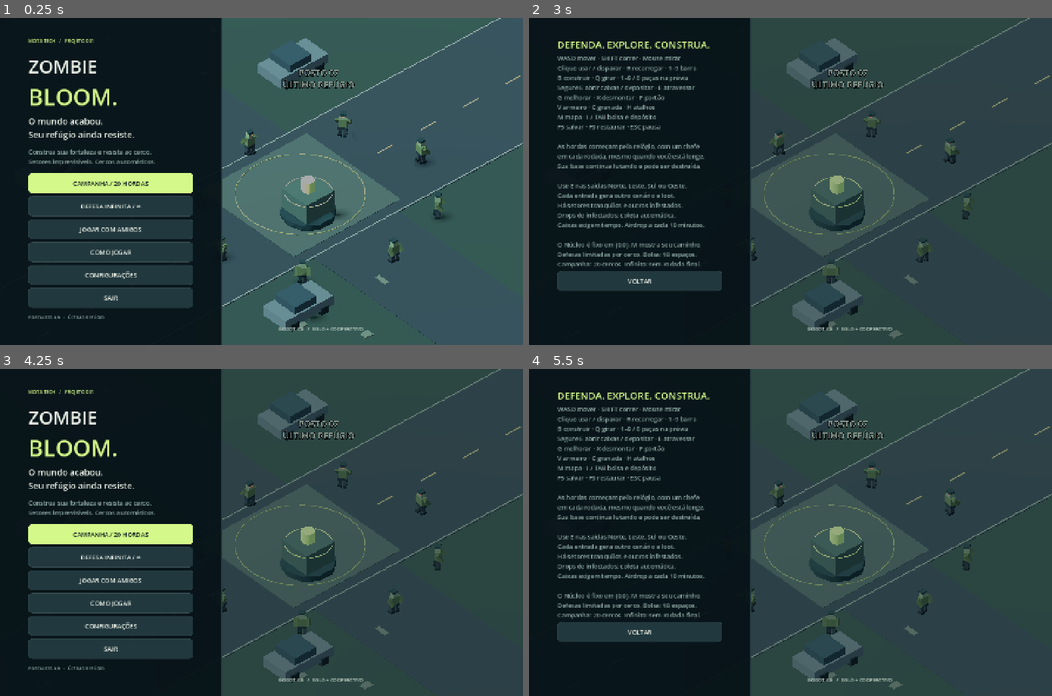
Above: before the commit, frames 1-4 (two rows, left to right).
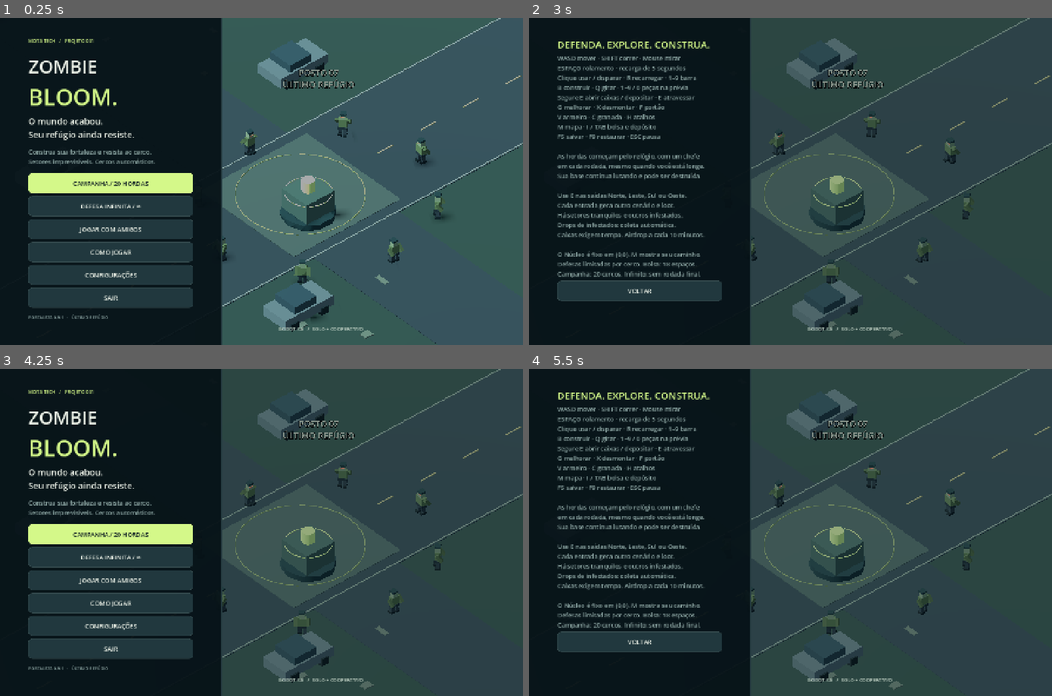
Above: after the commit, the same moments.

Repository: Motatech2009/Zombie-bloom
Game: Godot game, scene res://scenes/main/MainMenu.tscn
The game is run twice, just before and just after one commit, with the same random seed, the same clock (stepped at 60 frames per second) and the same inputs.
Inputs (mouse positions are in pixels of both pictures, inside the frame that each line leads up to):
- Up to frame 1 (0.25 s): no input
- Up to frame 2 (3 s): click "CONFIGURAÇÕES" at 0.5 s; click "Sombras dinâmicas" at 1.25 s; click "VOLTAR" at 2 s; click "COMO JOGAR" at 2.75 s
- Up to frame 3 (4.25 s): click "VOLTAR" at 3.5 s
- Up to frame 4 (5.5 s): click "COMO JOGAR" at 4.25 s; move the mouse to (905, 516) at 5.02 s; hold D (move_right) from 5.03 s (still down); hold B (build) from 5.03 s (still down); click (905, 516) at 5.17 s; tap Tab (equipment) at 5.3 s

The runs differ from the first frame. In frame 1, less than 0.1% of the frame differs, in the area x 11-21%, y 90-92%; in frame 2, 6.2%, in the area x 5-37%, y 14-87%; in frame 3, less than 0.1%; in frame 4, 6.2%.

Commit message:
feat: add Space dodge roll with authoritative 5s recharge

Diff:
--- a/scripts/core/controls.gd
+++ b/scripts/core/controls.gd
@@ -2,6 +2,11 @@
 extends RefCounted
 
 static func setup() -> void:
+	if not InputMap.has_action("roll"):
+		InputMap.add_action("roll")
+		var roll_key := InputEventKey.new()
+		roll_key.physical_keycode = KEY_SPACE
+		InputMap.action_add_event("roll",roll_key)
 	var bindings := {"move_up": KEY_W, "move_down": KEY_S, "move_left": KEY_A, "move_right": KEY_D, "reload": KEY_R, "inte …(524 unchanged characters)…
 	for action in bindings:
 		if not InputMap.has_action(action):
--- a/scripts/survival/survival_hud.gd
+++ b/scripts/survival/survival_hud.gd
@@ -17,6 +17,8 @@
 var airdrop_map_info: Label
 var map_focus: Variant = null
 var drop_map_stamp: String = ""
+var roll_text: Label
+var roll_bar: ProgressBar
 
 func make_panel(left: float,top: float,right: float,bottom: float,preset: int) -> PanelContainer:
 	var panel := UI.panel(root)
@@ -99,7 +101,7 @@
 		belt.add_child(button)
 		hotbar.append(button)
 	hints = make_panel(-300,-119,-18,-16,Control.PRESET_BOTTOM_RIGHT)
-	var hint_box := UI.vbox(hints,6)
+	var hint_box := UI.vbox(hints,3)
 	var actions := UI.hbox(hint_box,5)
 	for entry in [["map","M",show_routes],["bag","I",show_inventory],["build","B",show_build_catalog]]:
 		var button := UI.button(actions,entry[1],entry[2])
@@ -109,6 +111,13 @@
 		button.custom_minimum_size = Vector2(76,38)
 		var style := compact_style(); style.content_margin_top = 3; style.content_margin_bottom = 3
 		button.add_theme_stylebox_override("normal",style)
+	var roll_row := UI.hbox(hint_box,8)
+	roll_text = UI.label(roll_row,"",11,UI.LIME)
+	roll_bar = UI.meter(roll_row,UI.LIME)
+	roll_bar.size_flags_horizontal = Control.SIZE_EXPAND_FILL
+	roll_bar.size_flags_vertical = Control.SIZE_SHRINK_CENTER
+	roll_bar.max_value = 5
+	roll_bar.custom_minimum_size.y = 3
 	location_text = UI.label(hint_box,"",11,UI.MUTED)
 	location_text.autowrap_mode = TextServer.AUTOWRAP_WORD_SMART
 	next_button = Button.new(); root.add_child(next_button); next_button.hide()
@@ -148,6 +157,9 @@
 	wood_count.text = str(world.stock.wood)
 	parts_count.text = str(world.stock.parts)
 	status_text.text = "CONGELADO · %.1f s" % actor.slow_left if actor.slow_left>0 else "CAÍDO · Aguarde um aliado" if actor.health.dead else ""
+	roll_text.text = "ESPAÇO · ROLANDO" if actor.roll_left>0 else "ESPAÇO · %.1f s" % actor.roll_cooldown if actor.roll_cooldown>0 else "ESPAÇO · ROLAMENTO PRONTO"
+	roll_text.modulate = UI.MUTED if actor.health.dead else UI.TEXT if actor.roll_cooldown>0 else UI.LIME
+	roll_bar.value = 5-actor.roll_cooldown
 	var hand: String = actor.bag.hand()
 	weapon_text.text = ItemBag.TITLES.get(hand,"MÃOS LIVRES").to_upper()
 	held_icon.texture = ItemIcons.get_icon(hand)
--- a/scripts/survival/survival_weapons.gd
+++ b/scripts/survival/survival_weapons.gd
@@ -40,7 +40,7 @@
 		if transfer>0 and actor.bag.remove(id,transfer): ammo[slot] += transfer
 
 func reload() -> bool:
-	if hand_weapon<0 or reload_left>0 or ammo[slot]>=capacity() or actor.bag.count(ItemBag.AMMO_IDS[slot])<=0: return false
+	if actor.roll_left>0 or hand_weapon<0 or reload_left>0 or ammo[slot]>=capacity() or actor.bag.count(ItemBag.AMMO_IDS[slot])<=0: return false
 	reload_total = maxf(.3,float(spec().values.reload)*reload_multiplier)
 	reload_left = reload_total
 	return true
@@ -53,7 +53,7 @@
 	return 1 if chosen==4 else maxi(1,ceili(float(Arsenal.WEAPONS[chosen].values.capacity)*capacity_multiplier))
 
 func shoot(direction: Vector3) -> bool:
-	if world.is_client or hand_weapon<0 or actor.gather_target!=null or actor.health.dead: return false
+	if world.is_client or actor.roll_left>0 or hand_weapon<0 or actor.gather_target!=null or actor.health.dead: return false
 	world.shot_owner = actor.peer_id
 	var result := false
 	if slot in [6,8]: result = special_shot(direction)
--- a/scripts/survival/survival_world.gd
+++ b/scripts/survival/survival_world.gd
@@ -76,7 +76,10 @@
 		camera.look_at(target)
 		for actor in avatars.values():
 			actor.position = actor.position.lerp(actor.target_position,minf(1,delta*14))
-			if not actor.health.dead: VisualFactory.animate_human(actor.rig,Time.get_ticks_msec()/1000.0,actor.position.distance_to(actor.target_position),0,true)
+			actor.roll_cooldown = maxf(0,actor.roll_cooldown-delta)
+			actor.roll_left = maxf(0,actor.roll_left-delta)
+			actor.clock += delta
+			if not actor.health.dead: actor.animate_pose(actor.position.distance_to(actor.target_position))
 		for enemy in client_enemies.values(): enemy.position = enemy.position.lerp(enemy.get_meta("target",enemy.position),minf(1,delta*14))
 		notice_left = maxf(0,notice_left-delta)
 		return
@@ -91,6 +94,12 @@
 	rockets = player.bag.count("rocket")
 
 func _unhandled_input(event: InputEvent) -> void:
+	# Consume Space here so it never reaches the legacy manual-wave action.
+	if event.is_action_pressed("roll"):
+		if not event.is_echo() and hud.mode.is_empty() and not builder.active:
+			var frame := local_input(player)
+			send_action("roll",{"direction":player.movement_direction(frame.move) if frame.move.length_squared()>.01 else frame.aim})
+		return
 	if event.is_action_pressed("inventory"):
 		if hud.mode=="inventory": hud.close_modal()
 		elif hud.mode.is_empty(): hud.show_inventory()
@@ -134,6 +143,8 @@
 	player = actor
 	var result := false
 	match action:
+		"roll":
+			if data.get("direction") is Vector3 and not (peer==1 and builder.active): result = actor.start_roll(data.direction)
 		"grenade": result = throw_for(actor)
 		"travel":
 			if data.get("direction") is int: result = step_sector(data.direction)
@@ -191,6 +202,7 @@
 	var i := 0
 	for actor in avatars.values():
 		actor.cancel_gather()
+		actor.stop_roll()
 		if actor!=player: actor.position = entry+Vector3(i%2*1.2,0,i/2*1.2)
 		i += 1
 	if area_index!=-1: scale_field_population()
@@ -327,6 +339,7 @@
 	return result
 
 func tick_gather(actor: Node3D,delta: float) -> void:
+	if actor.roll_left>0: actor.cancel_gather(); return
 	if is_client: return
 	if actor.gather_target==null:
 		for other in avatars.values():
@@ -483,7 +496,7 @@
 func throw_grenade() -> bool: return throw_for(player)
 
 func throw_for(actor: Node3D) -> bool:
-	if is_client or phase not in ["combat","expedition"] or actor.bag.count("grenade")==0 or actor.weapons.cooldown>0: return false
+	if is_client or actor.roll_left>0 or phase not in ["combat","expedition"] or actor.bag.count("grenade")==0 or actor.weapons.cooldown>0: return false
 	var aim: Vector3 = actor.aim
 	var shot: Node3D = projectile("grenade",actor.position+Vector3(0,1.2,0),actor.position+aim*14+Vector3(0,.15,0),105,4.5,.85)
 	if shot==null: return false
@@ -527,7 +540,7 @@
 	return result
 
 func actor_profile(actor: Node3D) -> Dictionary:
-	return {"bag":actor.bag.dump(),"ammo":actor.weapons.ammo.du …(247 unchanged characters)… alth.dead,"speed":actor.speed_multiplier}
+	return {"bag":actor.bag.dump(),"ammo":actor.weapons.ammo.du …(247 unchanged characters)… alth.dead,"speed":actor.speed_multiplier,"roll_cd":actor.roll_cooldown}
 
 func valid_profile(data: Variant) -> bool:
 	if not data is Dictionary or not ItemBag.valid(data.get("bag")) or not data.get("ammo") is Array or data.ammo.size()!=Arsenal.WEAPONS.size() or not data.get("gun") is Array or data.gun.size()!=5: return false
@@ -535,7 +548,7 @@
 		if not bounded(value,0,100000): return false
 	for value in data.gun:
 		if not bounded(value,.01,100000): return false
-	return bounded(data.get("max_hp"),100,1000000) and bounded(data.get("hp"),0,data.max_hp) and bounded(data.get("speed"),.1,1000)
+	return bounded(data.get("roll_cd",0),0,5) and bounded(data.get("max_hp"),100,1000000) and bounded(data.get("hp"),0,data.max_hp) and bounded(data.get("speed"),.1,1000)
 
 func restore_profile(actor: Node3D,data: Dictionary) -> void:
 	actor.bag.restore(data.bag)
@@ -550,6 +563,8 @@
 	actor.health.dead = data.hp<=0
 	actor.downed = actor.health.dead
 	actor.rig.rotation.z = PI*.5 if actor.downed else 0.0
+	actor.roll_cooldown = float(data.get("roll_cd",0))
+	if not is_client: actor.stop_roll()
 	actor.speed_multiplier = data.speed
 	actor.weapons.sync_hand()
 
@@ -667,7 +682,7 @@
 	return pool
 
 func use_medkit(actor: Node3D) -> bool:
-	if actor.weapons.cooldown>0 or actor.health.current>=actor.health.maximum or not actor.bag.remove("medkit",1): return false
+	if actor.roll_left>0 or actor.weapons.cooldown>0 or actor.health.current>=actor.health.maximum or not actor.bag.remove("medkit",1): return false
 	actor.health.heal(45)
 	actor.weapons.cooldown = 1
 	return true
@@ -747,7 +762,7 @@
 	var actors: Array = []
 	for id in avatars:
 		var actor: Node3D = avatars[id]
-		actors.append({"id":id,"name":actor.display_name,"p":actor …(231 unchanged characters)… actor.gather_kind,"slow":actor.slow_left})
+		actors.append({"id":id,"name":actor.display_name,"p":actor …(231 unchanged characters)… actor.gather_kind,"slow":actor.slow_left,"roll":actor.roll_left,"roll_cd":actor.roll_cooldown,"roll_dir":actor.roll_direction})
 	var enemies: Array = []
 	for enemy in get_tree().get_nodes_in_group("enemies"):
 		enemies.append({"id":enemy.net_id,"k":enemy.enemy_kind,"p":enemy.global_position,"r":enemy.rig.rotation.y,"hp":enemy.health.current,"max":enemy.health.maximum,"boss":enemy.is_boss,"field":enemy.field_enemy,"title":enemy.spec.title,"spec":enemy.spec.id})
@@ -829,6 +844,10 @@
 		actor.gather_duration = state.duration
 		actor.gather_kind = state.kind
 		actor.slow_left = float(state.get("slow",0))
+		actor.roll_left = float(state.get("roll",0))
+		actor.roll_cooldown = float(state.get("roll_cd",0))
+		actor.roll_direction = state.get("roll_dir",Vector3.FORWARD)
+		if state.down: actor.stop_roll()
 		actor.weapons.hand_weapon = int(state.gun)
 		actor.weapons.visual_item = state.get("held","")
 		if actor.weapons.last_model!=actor.weapons.hand_weapon or actor.weapons.last_item!=actor.weapons.visual_item: actor.weapons.rebuild_model()
--- a/scripts/survival/survivor.gd
+++ b/scripts/survival/survivor.gd
@@ -16,6 +16,45 @@
 var slow_left: float = 0
 var previous_reload: bool = false
 var target_position := Vector3.ZERO
+const ROLL_DURATION: float = .42
+const ROLL_RECHARGE: float = 5.0
+const ROLL_SPEED: float = 13.0
+var roll_left: float = 0
+var roll_cooldown: float = 0
+var roll_direction := Vector3.FORWARD
+
+static func movement_direction(input: Vector2) -> Vector3:
+	return Vector3(1,0,-1).normalized()*input.x+Vector3(-1,0,-1).normalized()*-input.y
+
+func start_roll(direction: Vector3) -> bool:
+	if proxy or world.is_client or health.dead or world.phase=="ended" or roll_cooldown>0 or not direction.is_finite(): return false
+	direction.y = 0
+	if direction.length_squared()>1.01: return false
+	if direction.length_squared()<.01: direction = aim
+	if direction.length_squared()<.01: direction = Vector3.FORWARD
+	roll_direction = direction.normalized()
+	roll_left = ROLL_DURATION
+	roll_cooldown = ROLL_RECHARGE
+	invulnerable = maxf(invulnerable,.20)
+	weapons.reload_left = 0
+	cancel_gather()
+	return true
+
+func stop_roll() -> void:
+	roll_left = 0
+	rig.rotation.x = 0
+	rig.position = Vector3.ZERO
+
+func animate_pose(moving: float) -> void:
+	rig.position = Vector3.ZERO
+	VisualFactory.animate_human(rig,clock,moving,recoil,true)
+	if roll_left>0:
+		rig.rotation.y = atan2(-roll_direction.x,-roll_direction.z)
+		rig.rotation.x = -TAU*(1-roll_left/ROLL_DURATION)
+		# Rotate around the torso instead of the feet, keeping the tumble above ground.
+		rig.position = Vector3.UP*.85-rig.basis*(Vector3.UP*.85)
+	else:
+		rig.rotation.x = 0
 
 func _ready() -> void:
 	super._ready()
@@ -32,7 +71,9 @@
 	return world.local_input(self)
 
 func _physics_process(delta: float) -> void:
-	if proxy or health.dead or world.phase=="ended": return
+	if proxy or world.phase=="ended": return
+	roll_cooldown = maxf(0,roll_cooldown-delta)
+	if health.dead: return
 	var frame := read_input()
 	clock += delta
 	slow_left = maxf(0,slow_left-delta)
@@ -43,11 +84,15 @@
 		if powers[id]<=0: powers.erase(id)
 	shield_ring.visible = shield>0 and power_left("shield")>0
 	var input: Vector2 = frame.get("move",Vector2.ZERO)
-	var direction := Vector3(1,0,-1).normalized()*input.x+Vector3(-1,0,-1).normalized()*-input.y
+	var direction := movement_direction(input)
 	var speed := (0.55 if slow_left>0 else 1.0)*6.3*speed_multiplier*(1.3 if frame.get("sprint",false) else 1.0)*(1.45 if power_left("speed")>0 else 1.0)
 	if gather_target!=null: speed *= .25
-	velocity.x = move_toward(velocity.x,direction.x*speed,delta*35)
-	velocity.z = move_toward(velocity.z,direction.z*speed,delta*35)
+	var rolling := roll_left>0
+	if rolling:
+		velocity = roll_direction*ROLL_SPEED*(.55 if slow_left>0 else 1.0)
+	else:
+		velocity.x = move_toward(velocity.x,direction.x*speed,delta*35)
+		velocity.z = move_toward(velocity.z,direction.z*speed,delta*35)
 	velocity.y = -1
 	move_and_slide()
 	var point: Vector3 = frame.get("aim",Vector3.FORWARD)
@@ -55,7 +100,12 @@
 	bag.selected = clampi(int(frame.get("slot",bag.selected)),0,8)
 	weapons.sync_hand()
 	rig.rotation.y = lerp_angle(rig.rotation.y,atan2(-aim.x,-aim.z),minf(1,delta*24))
-	VisualFactory.animate_human(rig,clock,input.length(),recoil,true)
+	animate_pose(input.length())
+	if rolling:
+		roll_left = maxf(0,roll_left-delta)
+		if roll_left==0: stop_roll(); velocity = Vector3.ZERO
+		previous_reload = frame.get("reload",false)
+		return
 	if frame.get("fire",false) and not (world.builder.active and peer_id==1):
 		cancel_gather()
 		if bag.hand()=="grenade": world.throw_for(self)
@@ -75,11 +125,13 @@
 
 func die() -> void:
 	downed = true
+	stop_roll()
 	cancel_gather()
 	rig.rotation.z = PI*.5
 	world.survivor_down(self)
 
 func revive(hp: float = 40) -> void:
+	stop_roll()
 	var maximum := health.maximum
 	health.setup(maximum)
 	health.current = minf(hp,maximum)
--- a/scripts/ui/main_menu.gd
+++ b/scripts/ui/main_menu.gd
@@ -95,7 +95,7 @@
 	UI.button(content, "CONFIGURAÇÕES", show_settings)
 	UI.button(content, "SAIR", func(): get_tree().quit())
 	UI.spacer(content, 4)
-	UI.label(content, "FORTALEZA 0.9   ·   ÚLTIMO REFÚGIO", 12, UI.MUTED)
+	UI.label(content, "FORTALEZA 0.9.1   ·   ÚLTIMO REFÚGIO", 12, UI.MUTED)
 
 func resume_mode(mode: String) -> void:
 	load("res://scripts/campaign/campaign_world.gd").next_mode = mode
@@ -129,7 +129,7 @@
 func show_help() -> void:
 	clear_content()
 	UI.label(content,"DEFENDA. EXPLORE. CONSTRUA.",27,UI.LIME)
-	var help := UI.label(content,"WASD mover · SHIFT correr · Mouse mirar\nClique usar / disparar · R recarregar ·  …(784 unchanged characters)…
+	var help := UI.label(content,"WASD mover · SHIFT correr · Mouse mirar\nESPAÇO rolamento · recarga de 5 segundos\nClique usar / disparar · R recarregar ·  …(784 unchanged characters)…
 	help.autowrap_mode = TextServer.AUTOWRAP_WORD_SMART
 	UI.button(content,"VOLTAR",show_main)
 
--- a/tests/coop_client_test.gd
+++ b/tests/coop_client_test.gd
@@ -24,6 +24,13 @@
 	await create_timer(2).timeout
 	link.test_input.move = Vector2.ZERO
 	check(world.player.position.distance_to(start)>3,"replicated client avatar follows movement accepted by the host")
+	link.command("roll",{"direction":Vector3.RIGHT})
+	await create_timer(.15).timeout
+	check(world.player.roll_left>0 and world.player.roll_cooldown>4,"reliable roll command replicates its active animation and five-second cooldown")
+	var roll_before: float = world.player.roll_cooldown
+	link.command("roll",{"direction":Vector3.LEFT})
+	await create_timer(.15).timeout
+	check(world.player.roll_cooldown<roll_before and world.player.roll_direction==Vector3.RIGHT,"host rejects repeated roll RPCs during recharge")
 	deadline = Time.get_ticks_msec()+12000
 	while world.phase!="combat" and Time.get_ticks_msec()<deadline: await create_timer(.1).timeout
 	link.test_input.fire = true
--- a/tests/coop_host_test.gd
+++ b/tests/coop_host_test.gd
@@ -22,6 +22,8 @@
 	await create_timer(3.5).timeout
 	for id in world.avatars:
 		if id!=1: check(world.avatars[id].position.distance_to(world.player.position)>4,"server simulates remote movement for peer %d" % id)
+	for id in world.avatars:
+		if id!=1: check(world.avatars[id].roll_cooldown>0 and world.avatars[id].roll_cooldown<5,"server owns the remote roll cooldown for peer %d" % id)
 	for id in world.avatars:
 		if id!=1: world.spawn_loot(world.avatars[id].position,{"medkit":1})
 	world.horde_left = 0
--- /dev/null
+++ b/tests/roll_tests.gd
@@ -0,0 +1,99 @@
+extends SceneTree
+var checks := 0
+var failures := 0
+func _initialize() -> void: call_deferred("run")
+func check(ok: bool,message: String) -> void:
+	checks += 1
+	if ok: print("PASS: "+message)
+	else: failures += 1; push_error("FAIL: "+message)
+func run() -> void:
+	var world: Node3D = load("res://scenes/survival/SurvivalWorld.tscn").instantiate()
+	world.checkpoint_enabled = false
+	root.add_child(world); current_scene = world
+	world.waves.set_physics_process(false)
+	world.set_process(false)
+	var actor: CharacterBody3D = world.player
+	actor.position = Vector3(10,0,10)
+	await create_timer(.1).timeout
+	var key := InputEventKey.new(); key.physical_keycode = KEY_SPACE; key.pressed = true
+	check(key.is_action_pressed("roll"),"Space binds to the roll action")
+	check(actor.movement_direction(Vector2(1,0)).is_equal_approx(Vector3(1,0,-1).normalized()),"roll uses the same screen axes as walking")
+	var wave_clock: float = world.horde_left
+	key.echo = true; world._unhandled_input(key)
+	check(actor.roll_cooldown==0,"keyboard auto-repeat does not trigger a roll")
+	key.echo = false
+	world.hud.show_inventory(); world._unhandled_input(key)
+	check(actor.roll_cooldown==0,"inventory blocks Space from rolling")
+	world.hud.close_modal(); world.builder.set_active(true); world._unhandled_input(key)
+	check(actor.roll_cooldown==0,"construction preview blocks Space from rolling")
+	world.builder.set_active(false)
+	world.begin_gather(actor,world.core,"deposit",1.8)
+	actor.weapons.reload_left = 2
+	actor.aim = Vector3.RIGHT
+	var expected_aim: Vector3 = world.local_input(actor).aim
+	world._unhandled_input(key)
+	check(actor.roll_left==.42 and actor.roll_cooldown==5,"a real Space press starts the roll and exactly five seconds of recharge")
+	check(actor.roll_direction.is_equal_approx(expected_aim),"standing still rolls toward the aim")
+	check(world.horde_left==wave_clock and not world.waves.running,"Space never starts or advances a timed horde")
+	check(actor.gather_target==null and actor.weapons.reload_left==0,"rolling interrupts gathering and reloading")
+	check(not world.perform_action(1,"roll",{"direction":Vector3.LEFT}) and actor.roll_direction.is_equal_approx(expected_aim),"repeated commands cannot redirect or restart the active roll")
+	check(not actor.weapons.shoot(Vector3.FORWARD) and not actor.weapons.reload(),"weapons cannot fire or reload during a tumble")
+	world.phase = "combat"
+	check(not world.throw_for(actor) and not world.use_medkit(actor),"grenades and medkits are blocked while rolling")
+	world.phase = "prep"
+	var hp: float = actor.health.current
+	actor.take_damage(10)
+	check(actor.health.current==hp,"the initial 0.20 seconds provide a brief dodge window")
+	var start: Vector3 = actor.position
+	await create_timer(.12).timeout
+	check(actor.position.distance_to(start)>.7 and actor.position.distance_to(start)<3,"roll traverses the world through physics rather than teleporting")
+	check(actor.rig.rotation.x<-.1,"the character performs a visible forward somersault")
+	await create_timer(.14).timeout
+	actor.take_damage(10)
+	check(actor.health.current==hp-10,"damage returns before the roll animation ends")
+	await create_timer(.23).timeout
+	check(actor.roll_left==0 and actor.rig.rotation.x==0 and actor.rig.position.length()<.1,"roll ends upright without a residual visual offset")
+	check(actor.roll_cooldown>4.3 and actor.roll_cooldown<4.6,"cooldown counts down from the initial key press")
+	check(not actor.start_roll(Vector3.LEFT),"roll remains locked after the animation until recharge finishes")
+	actor.set_physics_process(false)
+	actor._physics_process(actor.roll_cooldown-.01)
+	check(not actor.start_roll(Vector3.RIGHT),"a roll is still rejected immediately before the five-second boundary")
+	actor._physics_process(.02)
+	check(not actor.start_roll(Vector3(INF,0,0)) and not actor.start_roll(Vector3(100,0,0)),"invalid or oversized network directions are rejected")
+	check(actor.start_roll(Vector3.ZERO) and actor.roll_direction==actor.aim,"recharged roll accepts a second activation with safe aim fallback")
+	var saved: Dictionary = world.actor_profile(actor)
+	check(world.valid_profile(saved) and saved.roll_cd==5,"saved player profile preserves the roll recharge")
+	actor.roll_cooldown = 0; world.restore_profile(actor,saved)
+	check(actor.roll_cooldown==5 and actor.roll_left==0,"restoring preserves recharge and clears transient tumble animation")
+	saved.erase("roll_cd")
+	check(world.valid_profile(saved),"existing version-six saves remain compatible")
+	world.restore_profile(actor,saved)
+	saved.roll_cd = 50
+	check(not world.valid_profile(saved),"profile validation rejects an out-of-range recharge")
+	var wall := StaticBody3D.new(); wall.collision_layer = 8
+	var shape := CollisionShape3D.new(); var box := BoxShape3D.new(); box.size = Vector3(1,3,6)
+	shape.shape = box; shape.position.y = 1.5; wall.add_child(shape)
+	wall.position = Vector3(12.5,0,10); world.add_child(wall)
+	actor.position = Vector3(10,0,10); actor.invulnerable = 0
+	await physics_frame; await physics_frame
+	check(actor.start_roll(Vector3.RIGHT),"roll starts in front of a solid wall")
+	actor.set_physics_process(true)
+	await create_timer(.5).timeout
+	check(actor.position.x<11.7 and actor.position.x>10.5,"solid walls block the complete roll without tunneling")
+	actor.roll_cooldown = 0; actor.slow_left = 3
+	wall.queue_free(); actor.position = Vector3(10,0,10)
+	start = actor.position
+	actor.start_roll(Vector3.RIGHT)
+	await create_timer(.5).timeout
+	check(actor.position.x-start.x<3.5 and actor.position.x-start.x>2,"cryo slow also reduces roll travel")
+	actor.roll_cooldown = 0; actor.start_roll(Vector3.LEFT); actor.health.take_damage(10000)
+	check(actor.roll_left==0 and actor.downed and not actor.start_roll(Vector3.RIGHT),"downing stops a roll and prevents rolling while down")
+	actor.revive()
+	check(actor.rig.rotation.x==0 and actor.rig.rotation.z==0,"revive restores an upright character")
+	world.hud._process(0)
+	check(world.hud.roll_text.text.contains("s") and world.hud.roll_bar.value<5,"HUD shows recharge text and a compact progress bar")
+	world.phase = "ended"; actor.roll_cooldown = 0
+	check(not actor.start_roll(Vector3.RIGHT),"ended sessions reject roll commands")
+	world.queue_free(); await create_timer(.15).timeout
+	print("ROLL RESULT: %d checks, %d failures" % [checks,failures])
+	quit(1 if failures else 0)
Not shown, changed: docs/coop-results.txt
Not shown, changed: docs/defense-results.txt
Not shown, added: docs/roll-results.txt
Not shown, added: tests/roll_tests.gd.uid
Not shown, changed: MULTIPLAYER.md
Not shown, changed: SURVIVAL.md
Not shown, changed: TEST_REPORT.md
